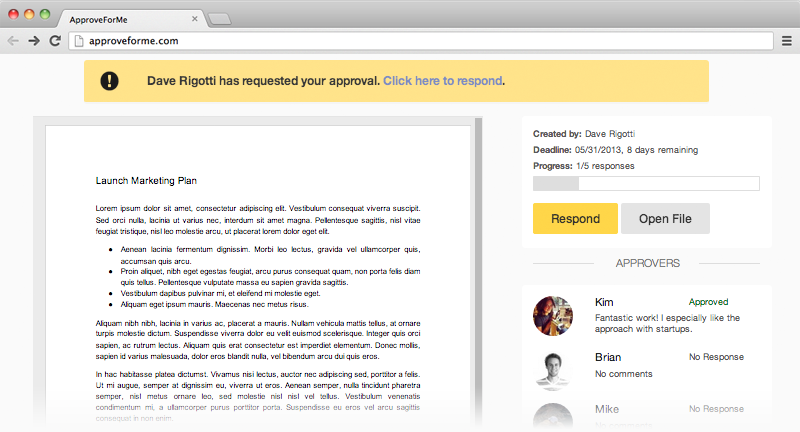
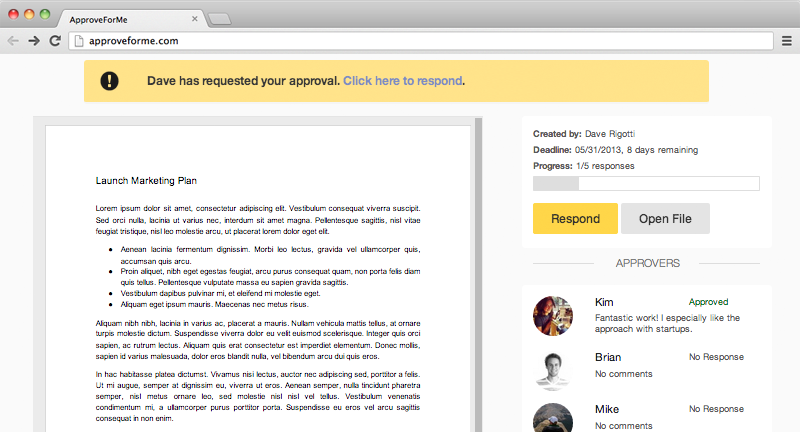
Layer changes from the first 800 × 432 image to the second:
hid "Layer 1" over (33, 385, 772, 432)
painted on "Screenshot" over (179, 75, 505, 88)
